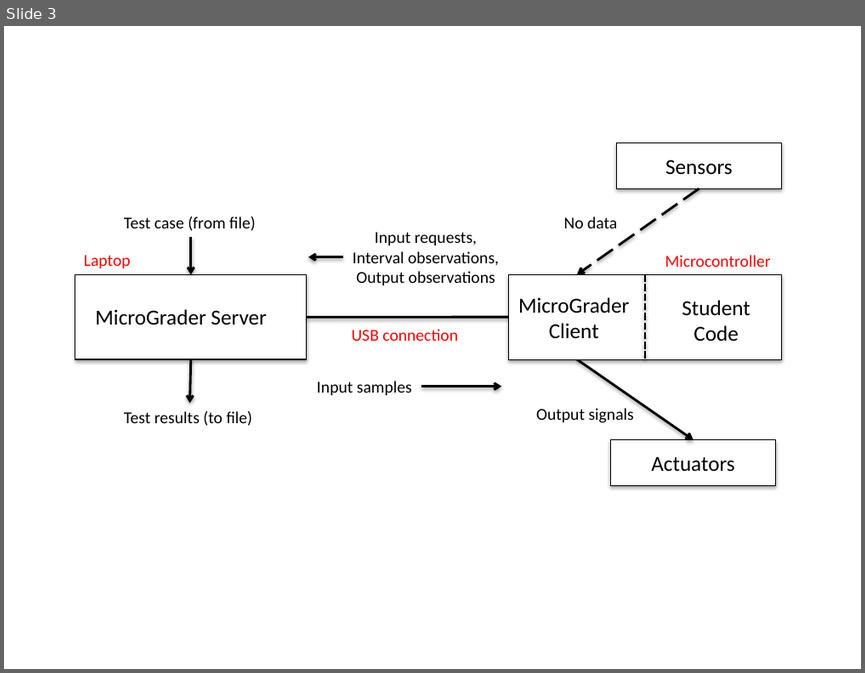
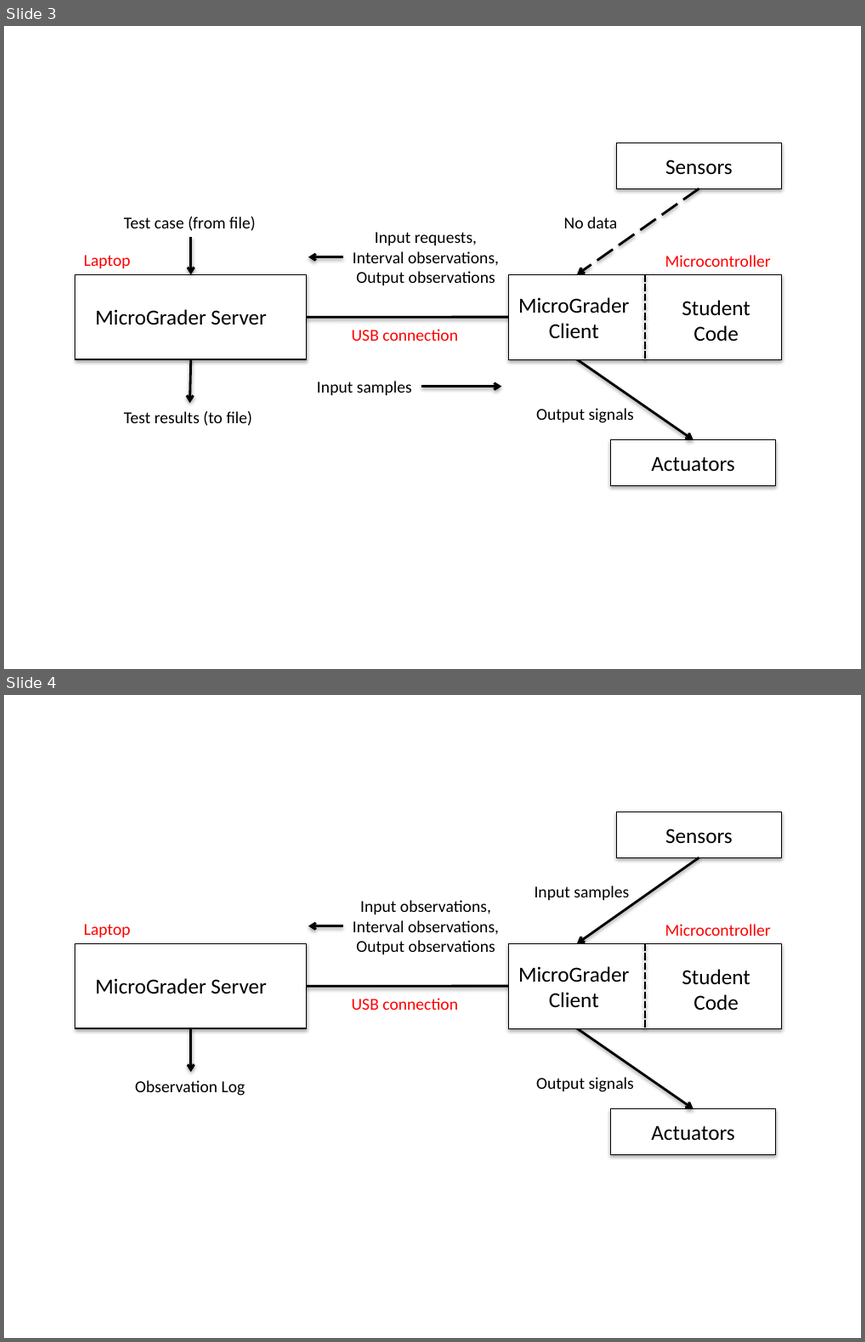
Before and after one commit to dmendelsohn/micrograder-paper, a slide deck: diagrams-2.pptx. Shown one above the other, each under a label of ours: slide 3 before the commit, slides 3 and 4 after it. The pictures are 865x673 and 865x1342 pixels, drawn with LibreOffice and Linux fonts; fonts in the diff are those of the drawing. Boxes give left, top, right and bottom in pixels: in the first picture for what was removed or moved away, otherwise in the second. Text is boxed around its words. In the diff, an @@ line names an element or a change of style, - is before the commit and + after.

```diff
--- a/diagrams-2.pptx
+++ b/diagrams-2.pptx
@@ slide 4 added at (x1=4, y1=695, x2=861, y2=1338), background #FFFFFF @@
@@ rectangle added at (x1=617, y1=811, x2=781, y2=857), fill #FFFFFF, outline #000000 0.75 pt, 18 pt, text #000000 @@
+Sensors
@@ arrow added from (698, 858) to (577, 943), #000000 2 pt @@
@@ text added at (x1=534, y1=885, x2=629, y2=900), 14 pt, text #000000 @@
+Input samples
@@ text added at (x1=84, y1=924, x2=131, y2=937), 14 pt, text #FF0000 @@
+Laptop
@@ text added at (x1=352, y1=900, x2=499, y2=954), 14 pt, text #000000 @@
+Input observations,
+Interval observations,
+Output observations
@@ text added at (x1=665, y1=924, x2=771, y2=936), 14 pt, text #FF0000 @@
+Microcontroller
@@ rectangle added at (x1=75, y1=943, x2=306, y2=1028), fill #FFFFFF, outline #000000 0.75 pt @@
@@ arrow added from (343, 926) to (308, 926), #000000 2 pt @@
@@ rectangle added at (x1=509, y1=943, x2=781, y2=1028), fill #FFFFFF, outline #000000 0.75 pt @@
@@ line added from (645, 943) to (645, 1028), #000000 2 pt dashed @@
@@ text added at (x1=518, y1=966, x2=629, y2=1007), 18 pt, text #000000 @@
+MicroGrader
+Client
@@ text added at (x1=681, y1=969, x2=749, y2=1009), 18 pt, text #000000 @@
+Student
+Code
@@ text added at (x1=95, y1=978, x2=267, y2=994), 18 pt, text #000000 @@
+MicroGrader Server
@@ line added from (307, 987) to (509, 986), #000000 2 pt @@
@@ text added at (x1=352, y1=998, x2=458, y2=1009), 14 pt, text #FF0000 @@
+USB connection
@@ arrow added from (191, 1028) to (191, 1072), #000000 2 pt @@
@@ arrow added from (577, 1028) to (692, 1109), #000000 2 pt @@
@@ text added at (x1=536, y1=1077, x2=634, y2=1092), 14 pt, text #000000 @@
+Output signals
@@ text added at (x1=135, y1=1080, x2=245, y2=1095), 14 pt, text #000000 @@
+Observation Log
@@ rectangle added at (x1=611, y1=1109, x2=775, y2=1154), fill #FFFFFF, outline #000000 0.75 pt, 18 pt, text #000000 @@
+Actuators
```
Also in this commit, not shown: 4 other files.
